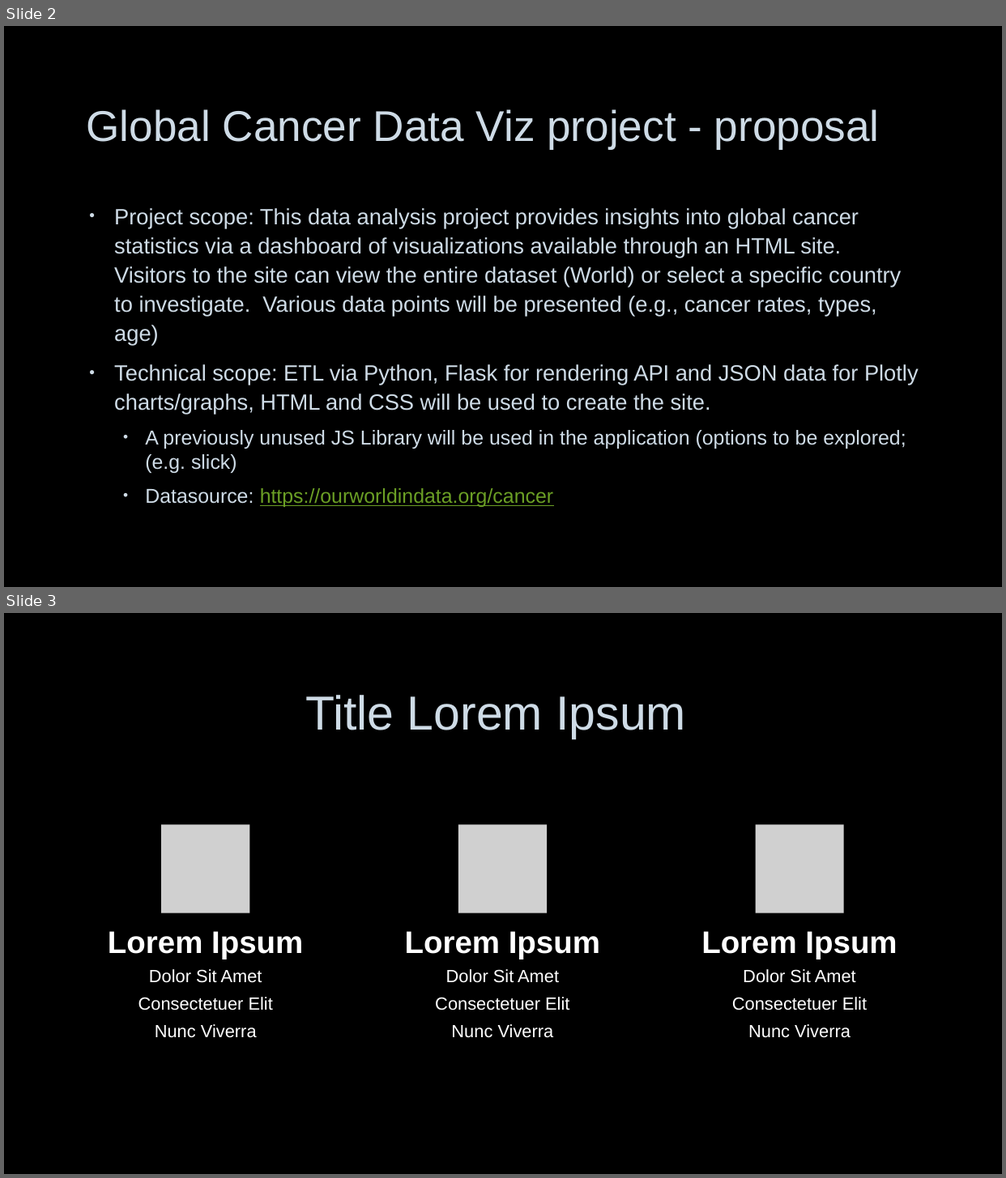
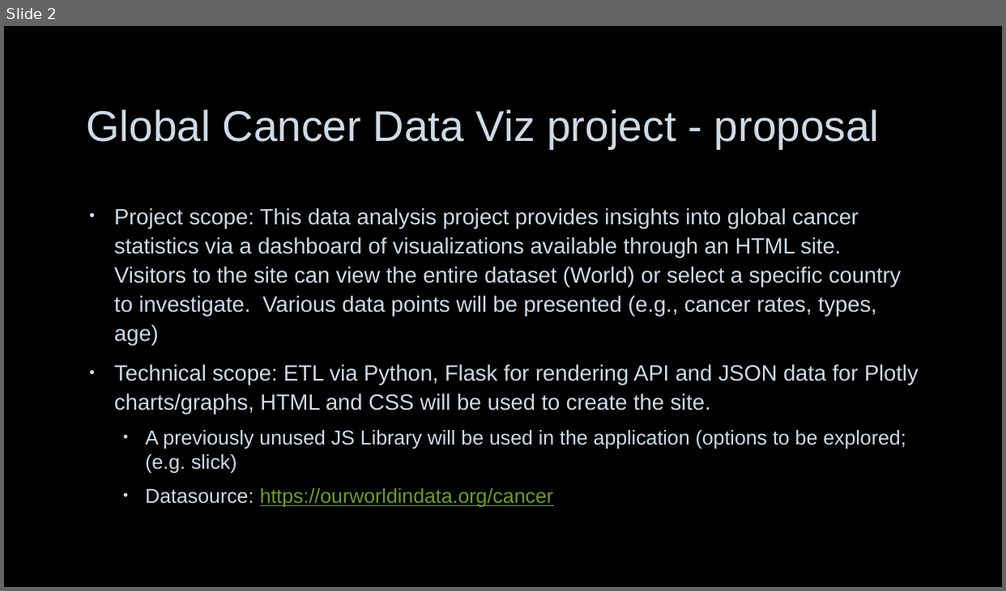
Before and after one commit to mpeteet/Project2-Global-Cancer-DataViz, a slide deck: Global Cancer Data Visualization April 2021.pptx. Shown one above the other, each under a label of ours: slides 2 and 3 before the commit, slide 2 after it. The pictures are 1006x1178 and 1006x591 pixels, drawn with LibreOffice and Linux fonts; fonts in the diff are those of the drawing; grey boxes stand for pictures; background and template pictures are left out. Boxes give left, top, right and bottom in pixels: in the first picture for what was removed or moved away, otherwise in the second. Text is boxed around its words. In the diff, an @@ line names an element or a change of style, - is before the commit and + after.

Commit message:
update ppt

```diff
--- a/Global Cancer Data Visualization April 2021.pptx
+++ b/Global Cancer Data Visualization April 2021.pptx
@@ slide 3 removed at (4, 613, 1002, 1174), background picture (left out) @@
@@ title removed at (305, 695, 686, 739) @@
-Title Lorem Ipsum
@@ group removed at (108, 825, 897, 1038): 6 texts, 3 pictures @@
-Lorem Ipsum
-Dolor Sit Amet
-Consectetuer Elit
-Nunc Viverra
-Lorem Ipsum
-Dolor Sit Amet
-Consectetuer Elit
-Nunc Viverra
-Lorem Ipsum
-Dolor Sit Amet
-Consectetuer Elit
-Nunc Viverra
```
Also in this commit, not shown: 4 slides added.
